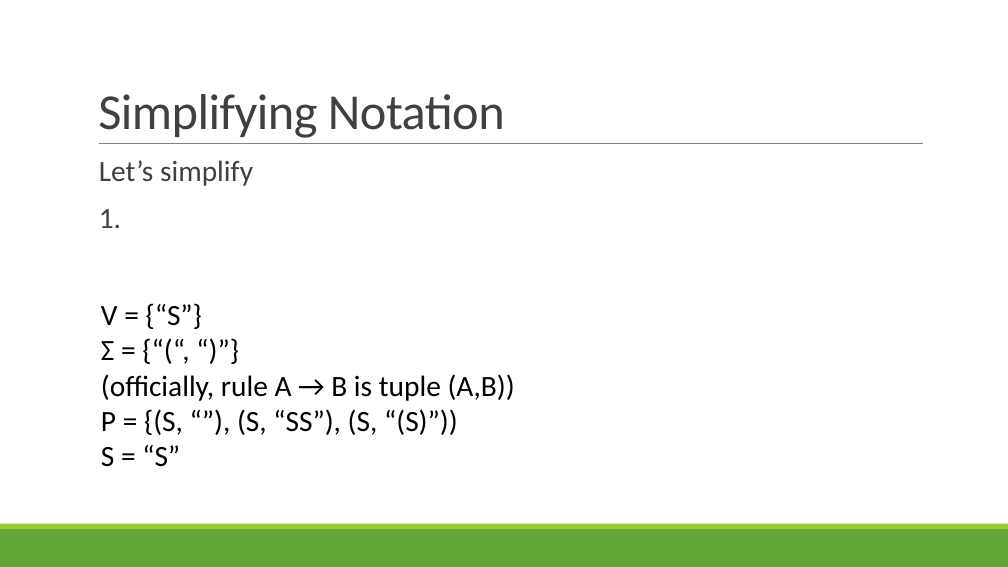
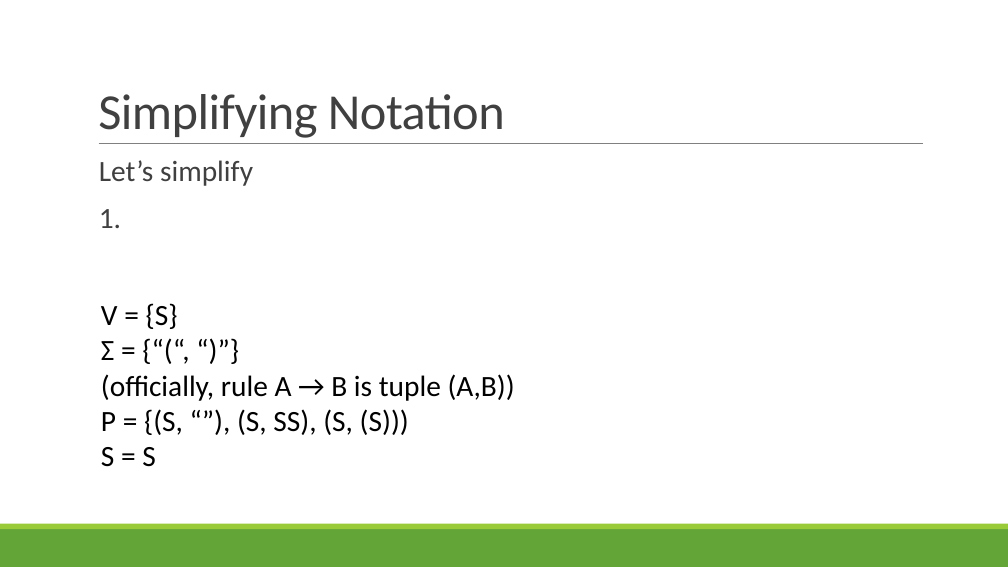
Before and after one commit to rbohrer/pl-course, a slide deck: slide 42 of LectureSlides/03Parsing.pptx. Drawn at 1008x567 pixels with LibreOffice and Linux fonts; fonts in the diff are those of the drawing. Boxes give left, top, right and bottom in pixels: in the first picture for what was removed or moved away, otherwise in the second. Text is boxed around its words. In the diff, an @@ line names an element or a change of style, - is before the commit and + after.

```diff
--- a/LectureSlides/03Parsing.pptx
+++ b/LectureSlides/03Parsing.pptx
@@ text at box(101, 303, 178, 329): text changed @@
-  V = {“S”}
+  V = {S}
@@ text at box(101, 374, 515, 467): text changed @@
-  (officially, rule A → B is tuple (A,B))
-  P = {(S, “”), (S, “SS”), (S, “(S)”))
-  S = “S”
+  (officially, rule A → B is tuple (A,B))
+  P = {(S, “”), (S, SS), (S, (S)))
+  S = S
```
Also in this commit, not shown: 10 other slides changed.
